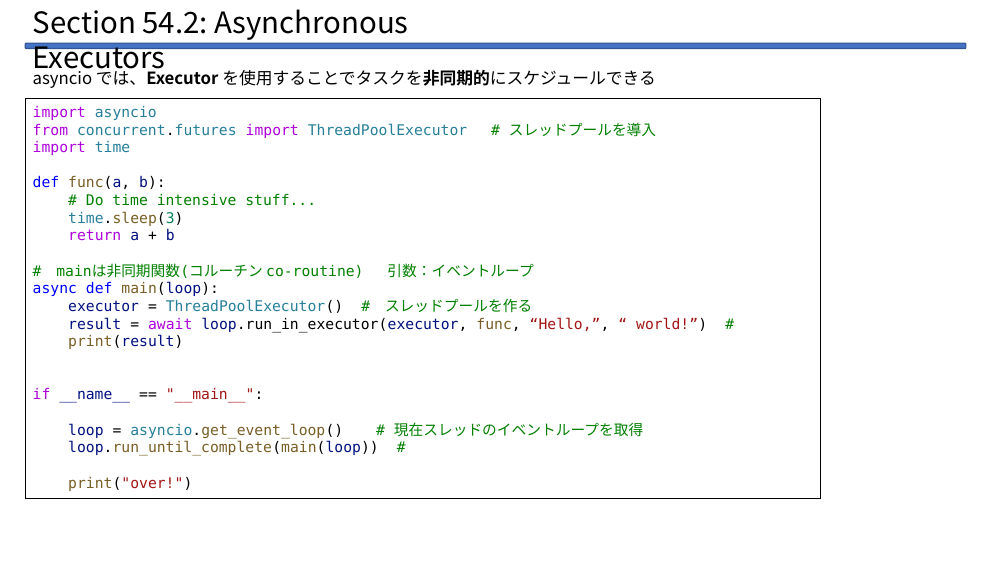
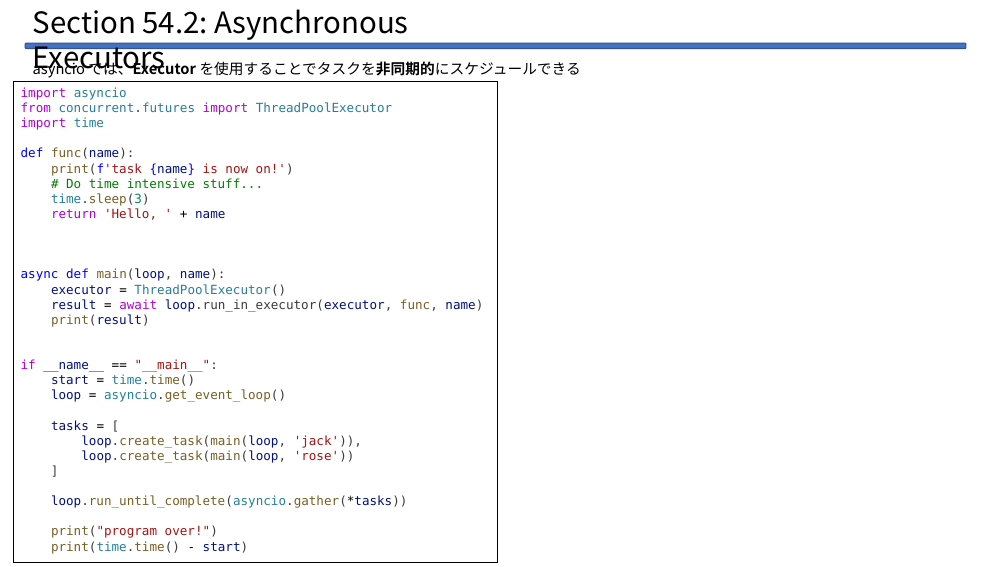
Before and after one commit to Legolas9999/zemi, a slide deck: slide 4 of lcj_zemi_python.pptx. Drawn at 1008x567 pixels with LibreOffice and Linux fonts; fonts in the diff are those of the drawing. Boxes give left, top, right and bottom in pixels: in the first picture for what was removed or moved away, otherwise in the second. Text is boxed around its words. In the diff, an @@ line names an element or a change of style, - is before the commit and + after.

```diff
--- a/lcj_zemi_python.pptx
+++ b/lcj_zemi_python.pptx
@@ text "asyncio では、Executor を使用することでタスクを非同期的にスケジュールできる": place and size @@
-text "asyncio では、Executor を使用することでタスクを非同期的にスケジュールできる" at <box>33,67,656,88</box>
+text "asyncio では、Executor を使用することでタスクを非同期的にスケジュールできる" at <box>33,59,581,78</box>
@@ text "asyncio では、Executor を使用することでタスクを非同期的にスケジュールできる" at <box>33,59,581,78</box>: size 16 to 14 pt @@
@@ rectangle "import asyncio": place and size @@
-rectangle "import asyncio" at <box>25,99,820,498</box>
+rectangle "import asyncio" at <box>14,81,498,562</box>
@@ text in rectangle at <box>21,87,264,372</box>: size 14 to 12 pt in "import asyncio", "import time", "# Do time intensive stuff...", "time.sleep(3)" and 2 more places; text colour #000000 to #3B3B3B in "time.sleep(3)", "print(result)", ""__main__":" @@
@@ text in rectangle at <box>21,102,392,115</box>: text changed; size 14 to 12 pt @@
-from concurrent.futures import ThreadPoolExecutor # スレッドプールを導入
+from concurrent.futures import ThreadPoolExecutor
@@ text in rectangle at <box>21,147,294,176</box>: text changed; size 14 to 12 pt; text colour #795E26 to #A31515 @@
-def func(a, b):
+def func(name):
+print(f'task {name} is now on!')
@@ text in rectangle at <box>21,208,483,312</box>: text changed; size 14 to 12 pt; text colour #008000 to #001080 @@
-return a + b
-# mainは非同期関数(コルーチン co-routine) 引数：イベントループ
-async def main(loop):
-executor = ThreadPoolExecutor() # スレッドプールを作る
-result = await loop.run_in_executor(executor, func, “Hello,”, “ world!”) #
+return 'Hello, ' + name
+async def main(loop, name):
+executor = ThreadPoolExecutor()
+result = await loop.run_in_executor(executor, func, name)
@@ text in rectangle at <box>51,374,407,554</box>: text changed; size 14 to 12 pt @@
-loop = asyncio.get_event_loop() # 現在スレッドのイベントループを取得
-loop.run_until_complete(main(loop)) #
-print("over!")
+start = time.time()
+loop = asyncio.get_event_loop()
+tasks = [
+loop.create_task(main(loop, 'jack')),
+loop.create_task(main(loop, 'rose'))
+]
+loop.run_until_complete(asyncio.gather(*tasks))
+print("program over!")
+print(time.time() - start)
```
Also in this commit, not shown: 1 other slide changed, 1 other file.
